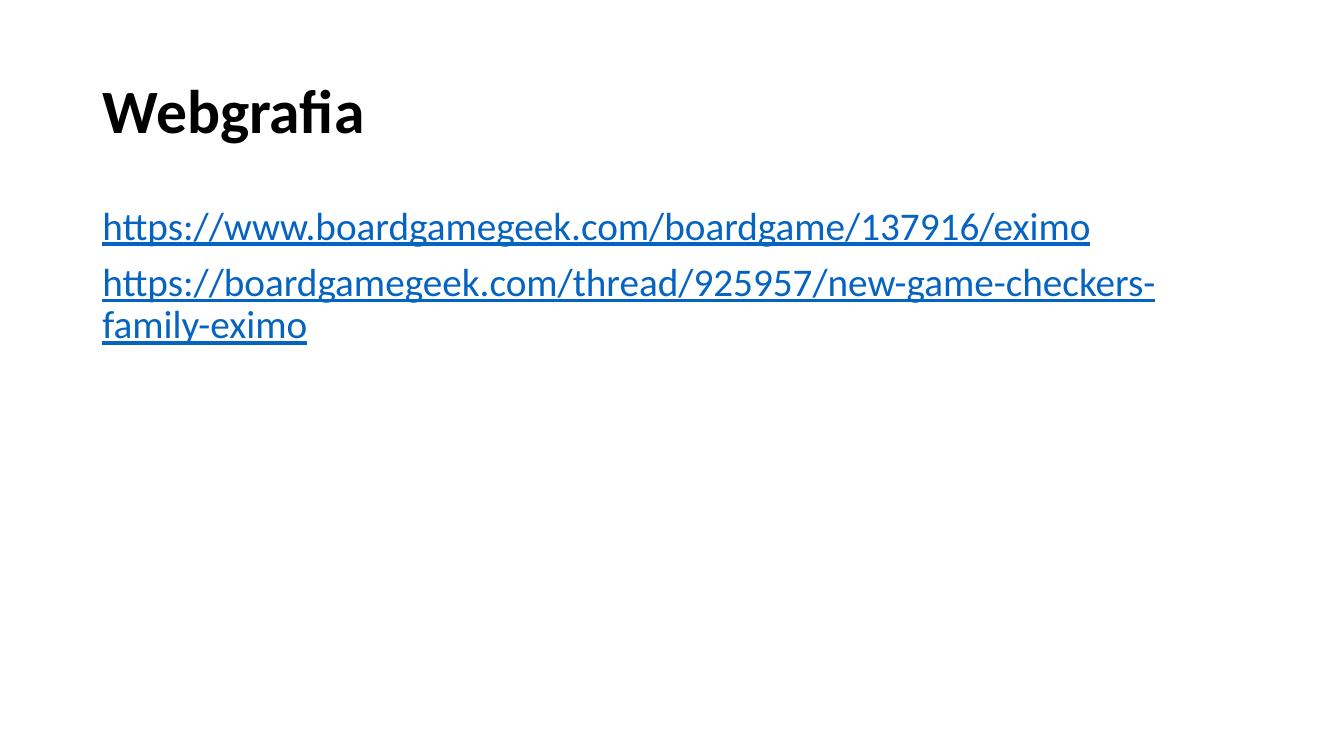
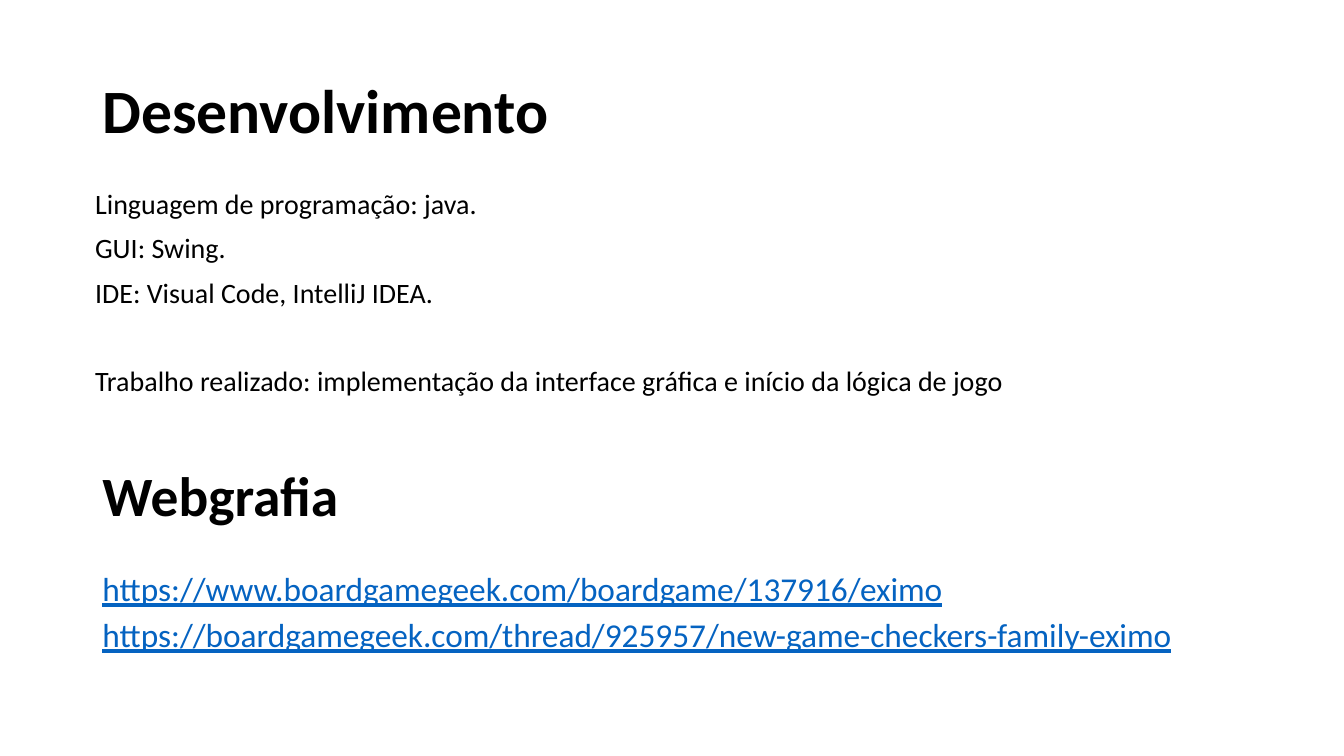
Before and after one commit to SergioDias47/Eximo, a slide deck: slide 6 of docs/IART-Eximo.pptx. Drawn at 1344x756 pixels with LibreOffice and Linux fonts; fonts in the diff are those of the drawing. Boxes give left, top, right and bottom in pixels: in the first picture for what was removed or moved away, otherwise in the second. Text is boxed around its words. In the diff, an @@ line names an element or a change of style, - is before the commit and + after.

```diff
--- a/docs/IART-Eximo.pptx
+++ b/docs/IART-Eximo.pptx
@@ text added at (102,89,548,134), 44 pt, text #000000, bold @@
+Desenvolvimento
@@ text added at (95,194,1002,396), 20 pt, text #000000 @@
+Linguagem de programação: java.
+GUI: Swing.
+IDE: Visual Code, IntelliJ IDEA.
+Trabalho realizado: implementação da interface gráfica e início da lógica de jogo
@@ title "Webgrafia": place and size @@
-title "Webgrafia" at (102,89,364,144)
+title "Webgrafia" at (102,477,338,526)
@@ title "Webgrafia" at (102,477,338,526): size 44 to 39.6 pt @@
@@ text "https://www.boardgamegeek.com/boardgame/137916/eximo": place and size @@
-text "https://www.boardgamegeek.com/boardgame/137916/eximo" at (102,212,1155,345)
+text "https://www.boardgamegeek.com/boardgame/137916/eximo" at (102,578,1171,653)
@@ text "https://www.boardgamegeek.com/boardgame/137916/eximo" at (102,578,1171,653): size 28 to 23.8 pt; line spacing 0.9 to 0.8 @@
```
Also in this commit, not shown: 1 other slide changed.
